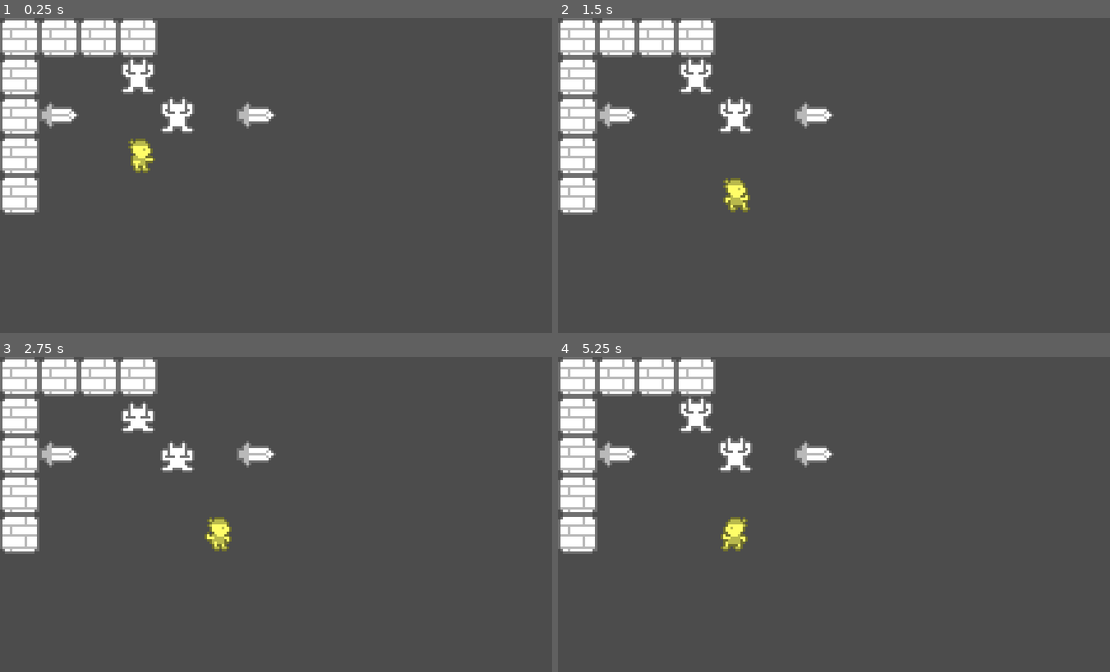
Above: before the commit, frames 1-4 (two rows, left to right).
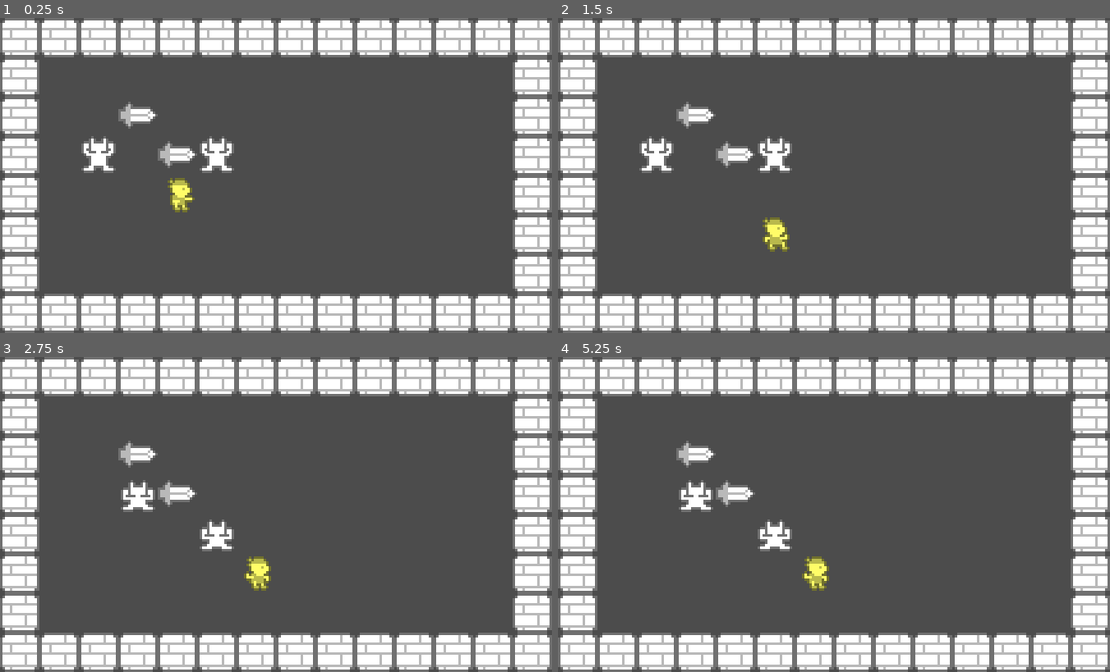
Above: after the commit, the same moments.

Repository: JUB-Yoush/yudum-1
Game: Godot game, scene res://src/Levels/Lvl0.tscn
Same seed, same stepped clock (60 frames per second), same inputs: the game is played once before the commit and once after it.
Inputs:
- Up to frame 1 (0.25 s): no input
- Up to frame 2 (1.5 s): tap Enter at 0.5 s; hold D (right) 0.53-1.28 s; hold F (grab) 0.53-1.28 s; tap Space at 1.25 s; hold S (down) from 1.28 s (still down); tap F (grab) at 1.35 s
- Up to frame 3 (2.75 s): tap Enter at 2 s; release S (down) at 2.03 s; hold D (right) from 2.03 s (still down); hold F (grab) from 2.03 s (still down)
- Up to frame 4 (5.25 s): tap Space at 2.75, 4.25 s; release D (right) at 2.78 s; release F (grab) at 2.78 s; hold W (up) 2.78-3.53 s; tap F (grab) at 2.85, 4.35 s; tap Enter at 3.5 s; hold F (grab) 3.53-4.28 s; hold A (left) 3.53-5.03 s; hold S (down) from 5.03 s (still down); hold F (grab) from 5.03 s (still down)

The runs differ from the first frame. In frame 1, 32% of the frame differs, in the area x 0-100%, y 0-100%; in frame 2, 32%; in frame 3, 31%; in frame 4, 32%.

Commit message:
made improved branch

Diff:
--- a/src/Levels/Lvl0.tscn
+++ b/src/Levels/Lvl0.tscn
@@ -36,10 +36,10 @@
 script = ExtResource( 5 )
 
 [node name="Player" parent="." instance=ExtResource( 2 )]
-position = Vector2( 48, 48 )
+position = Vector2( 64, 64 )
 
 [node name="Sword" parent="." instance=ExtResource( 3 )]
-position = Vector2( 16, 32 )
+position = Vector2( 48, 32 )
 
 [node name="TileMap" type="TileMap" parent="." groups=["walls"]]
 position = Vector2( 32, 32 )
@@ -47,13 +47,13 @@
 cell_size = Vector2( 16, 16 )
 cell_custom_transform = Transform2D( 0, 0, 0, 0, 0, 0 )
 format = 1
-tile_data = PoolIntArray( -65538, 0, 0, -65537, 0, 0, -131072, 0, 0, -131071, 0, 0, -2, 0, 0, 65534, 0, 0, 131070, 0, 0, 196606, 0, 0 )
+tile_data = PoolIntArray( -65538, 0, 0, -65537, 0, 0, -131072, 0, 0, -131071, 0, 0, -131070, 0, 0, -131069, 0, 0, -131068, 0, 0, -131067, 0, 0, -131066, 0, 0, -131065, 0, 0, -131064, 0, 0, -131063, 0, 0, -131062, 0, 0, -131061, 0, 0, -2, 0, 0, -65525, 0, 0, 65534, 0, 0, 11, 0, 0, 131070, 0, 0, 65547, 0, 0, 196606, 0, 0, 131083, 0, 0, 262142, 0, 0, 196619, 0, 0, 327678, 0, 0, 262155, 0, 0, 393214, 0, 0, 393215, 0, 0, 327680, 0, 0, 327681, 0, 0, 327682, 0, 0, 327683, 0, 0, 327684, 0, 0, 327685, 0, 0, 327686, 0, 0, 327687, 0, 0, 327688, 0, 0, 327689, 0, 0, 327690, 0, 0, 327691, 0, 0 )
+
+[node name="Sword2" parent="." instance=ExtResource( 3 )]
+position = Vector2( 64, 48 )
+
+[node name="Enemy2" parent="." instance=ExtResource( 4 )]
+position = Vector2( 32, 48 )
 
 [node name="Enemy" parent="." instance=ExtResource( 4 )]
-position = Vector2( 48, 16 )
-
-[node name="Sword2" parent="." instance=ExtResource( 3 )]
-position = Vector2( 96, 32 )
-
-[node name="Enemy2" parent="." instance=ExtResource( 4 )]
-position = Vector2( 64, 32 )
+position = Vector2( 80, 48 )
--- a/src/actors/mobs/Mob.gd
+++ b/src/actors/mobs/Mob.gd
@@ -1,6 +1,12 @@
 extends Area2D
 
 onready var sprite = $Sprite
+onready var ray = $RayCast2D
+onready var tween = $Tween
+
+var tile_size = 16
+var speed = 7
+
 var frame:int = 0
 var frames:int = 2
 
@@ -10,14 +16,17 @@
 var max_recovery:int = 3
 var recovery:int = 3
 
-enum States{
-	WAITING,
-	ACTING
-}
-var _state = States.WAITING
-
 var max_hp:int = 6
 var hp:int = max_hp
+
+enum States{
+	LOOKING,
+	FOUND
+}
+var _state = States.LOOKING
+
+var directions = [Vector2.RIGHT,Vector2.LEFT,Vector2.UP,Vector2.DOWN]
+
 
 func change_hp(hp_diff):
 	hp = max(0, hp + hp_diff)
@@ -30,32 +39,17 @@
 #	get_parent().get_node("Player").connect("player_moved",self,"on_player_moved")
 
 
-#func on_player_moved():
-#	match _state:
-#		States.WAITING:
-#			recovery -= 1
-#			if recovery == 0:
-#				ap = max_ap
-#				_state = States.ACTING
-#
-#		States.ACTING:
-#			act()
-#			ap -= 1
-#			if ap == 0:
-#				recovery = max_recovery
-#				_state = States.WAITING
+func act():
+	match _state:
+		States.LOOKING:
+			looking_act()
+			animate()
 
-
-
-func act():
-	var tile = check_tile()
-	animate()
-
-func check_tile():
-	#idle state: moves randomly, shoot a bunch of rays that checks if the player is found
-	#if the mob find the player, go into the seek state, and try to follow the player's path.
-	# seek state:
-	pass
+func check_tile(dir:Vector2):
+	ray.cast_to = dir * tile_size
+	ray.force_raycast_update()
+	var tile = ray.get_collider()
+	return tile
 
 func animate():
 	frame = wrapi(frame + 1, 0, frames)
@@ -63,3 +57,18 @@
 
 func die():
 	queue_free()
+
+func looking_act():
+	var tile_found = false
+	var rng_dir
+	while tile_found == false:
+		rng_dir = directions[randi() % directions.size()]
+		var tile = check_tile(rng_dir)
+		if tile == null:
+			tile_found = true
+	move_tween(rng_dir)
+
+
+func move_tween(dir):
+	tween.interpolate_property(self, "position",position, position + (dir * tile_size), 1.0/speed, Tween.TRANS_SINE, Tween.EASE_IN_OUT)
+	tween.start()
--- a/src/actors/mobs/Mob.tscn
+++ b/src/actors/mobs/Mob.tscn
@@ -23,3 +23,5 @@
 [node name="RayCast2D" type="RayCast2D" parent="."]
 position = Vector2( 8, 8 )
 cast_to = Vector2( 0, 16 )
+
+[node name="Tween" type="Tween" parent="."]
--- a/src/actors/player/Player.gd
+++ b/src/actors/player/Player.gd
@@ -27,10 +27,10 @@
 enum States{
 	IDLE,
 	PUSH,
-	RECOVERING
+	NOT_TURN
 }
 var _state = States.IDLE
-
+var last_state
 # ANIMATIONS -----------------------------
 var frame = 0
 var IDLE_anim = [0,1]
@@ -111,14 +111,18 @@
 			var tile = check_tile(dir)
 			var item_check_tile = currentItem.get_check_tile(dir)
 
-			if item_check_tile != null and item_check_tile.is_in_group("mobs"):
-				attack_mob(item_check_tile, currentItem)
+
+
 
 			#if going in dir of item, use items check from same dir
 			if tile != null and tile.is_in_group("items"):
 				if item_check_tile == null:
 					tile = item_check_tile
-
+				elif item_check_tile.is_in_group("mobs"):
+					 attack_mob(item_check_tile, currentItem)
+
+			if item_check_tile != null and item_check_tile.is_in_group("mobs") and tile == null:
+				attack_mob(item_check_tile, currentItem)
 
 			if tile == null:
 
@@ -182,9 +186,12 @@
 	return tile
 
 func end_turn():
+	last_state = _state
+	_state = States.NOT_TURN
 	emit_signal("player_turn_ended")
 
 func start_turn():
+	_state = last_state
 	change_ap(max_ap)
 
 func attack_mob(mob,item):
@@ -194,9 +201,5 @@
 	yield(get_tree().create_timer(speed * 0.025), "timeout")
 	move_tween(-inputted_dir)
 	item.move(-inputted_dir,speed)
-
-	#move up
-	#make mob take damage
-	#wait a lil bit
-	#move back
+	yield(get_tree().create_timer(speed * 0.05), "timeout")
 	mob.change_hp(-item.damage)
Not shown, changed: todo.txt
